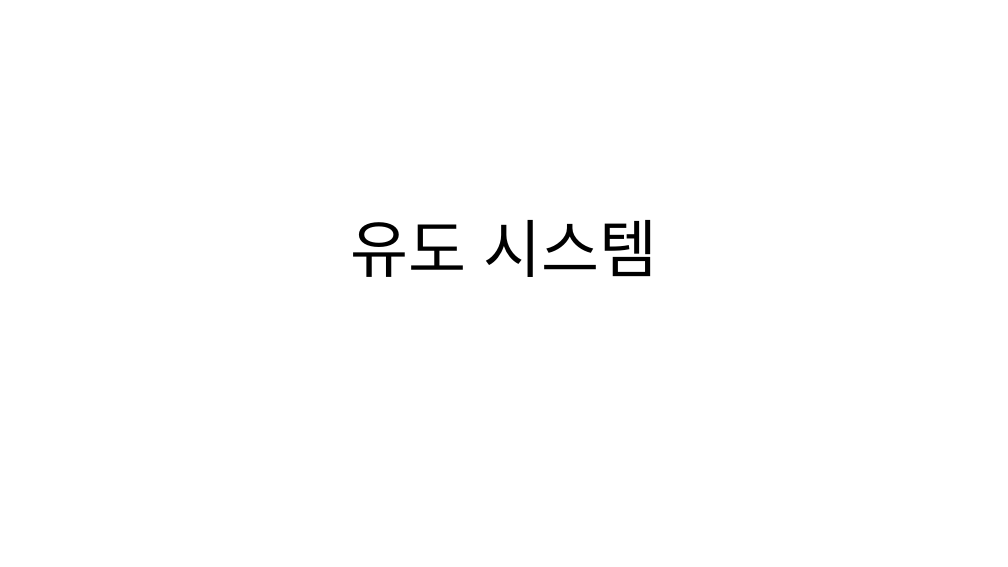
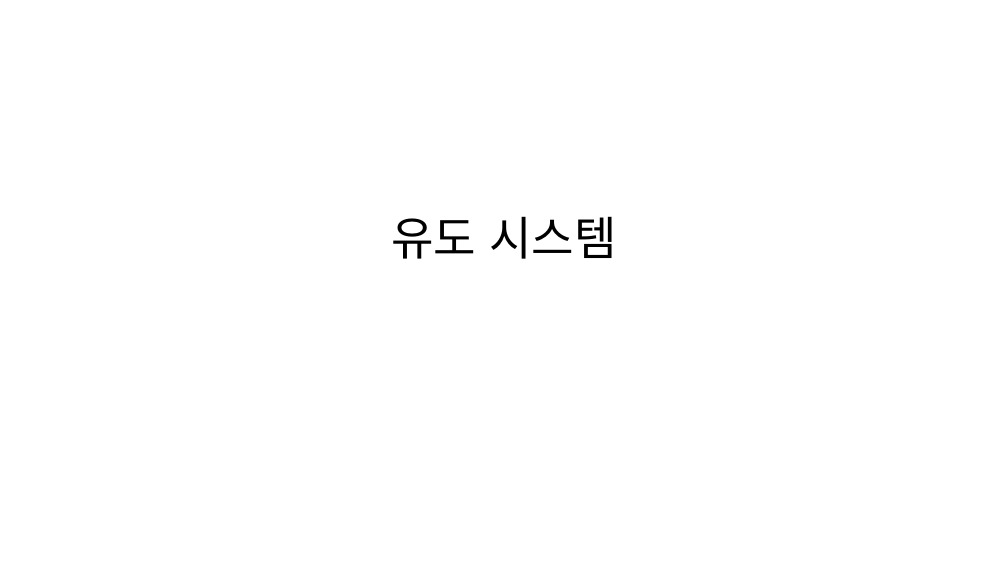
Before and after one commit to Penguin-God/Human_Doll_Play, a slide deck: slide 1 of 기획/문서/유도 시스템.pptx. Drawn at 1008x567 pixels with LibreOffice and Linux fonts; fonts in the diff are those of the drawing. Boxes give left, top, right and bottom in pixels: in the first picture for what was removed or moved away, otherwise in the second. Text is boxed around its words. In the diff, an @@ line names an element or a change of style, - is before the commit and + after.

```diff
--- a/기획/문서/유도 시스템.pptx
+++ b/기획/문서/유도 시스템.pptx
@@ title "유도 시스템": place and size @@
-title "유도 시스템" at [350,220,658,277]
+title "유도 시스템" at [391,216,616,259]
@@ title "유도 시스템" at [391,216,616,259]: size 60 to 44 pt, font Noto Sans CJK KR to Calibri; line spacing 0.9 to 1; vertical alignment bottom to middle @@
```
Also in this commit, not shown: 5 other slides changed, 5 slides added, 2 slides removed, 4 other files.
